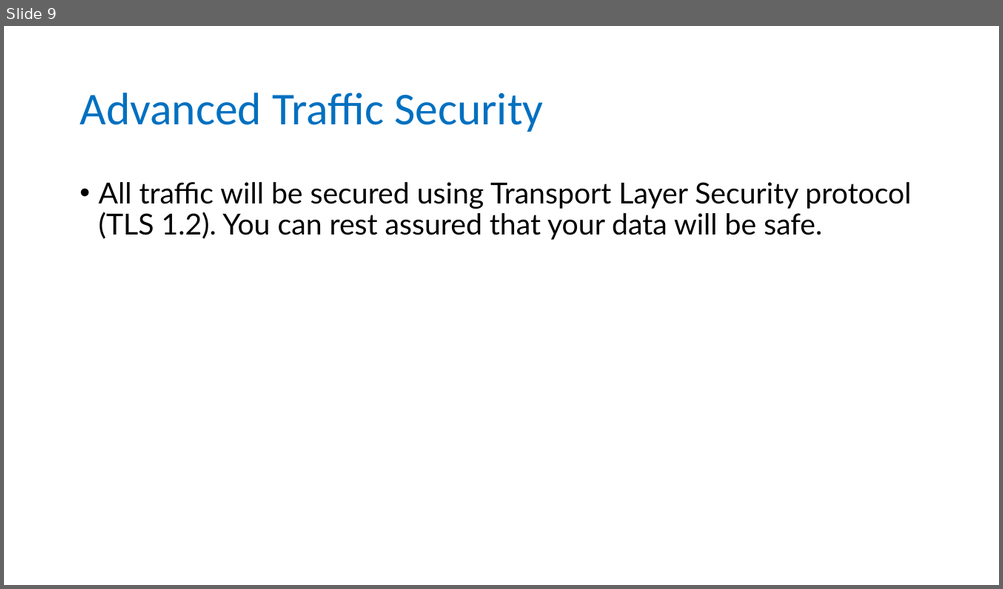
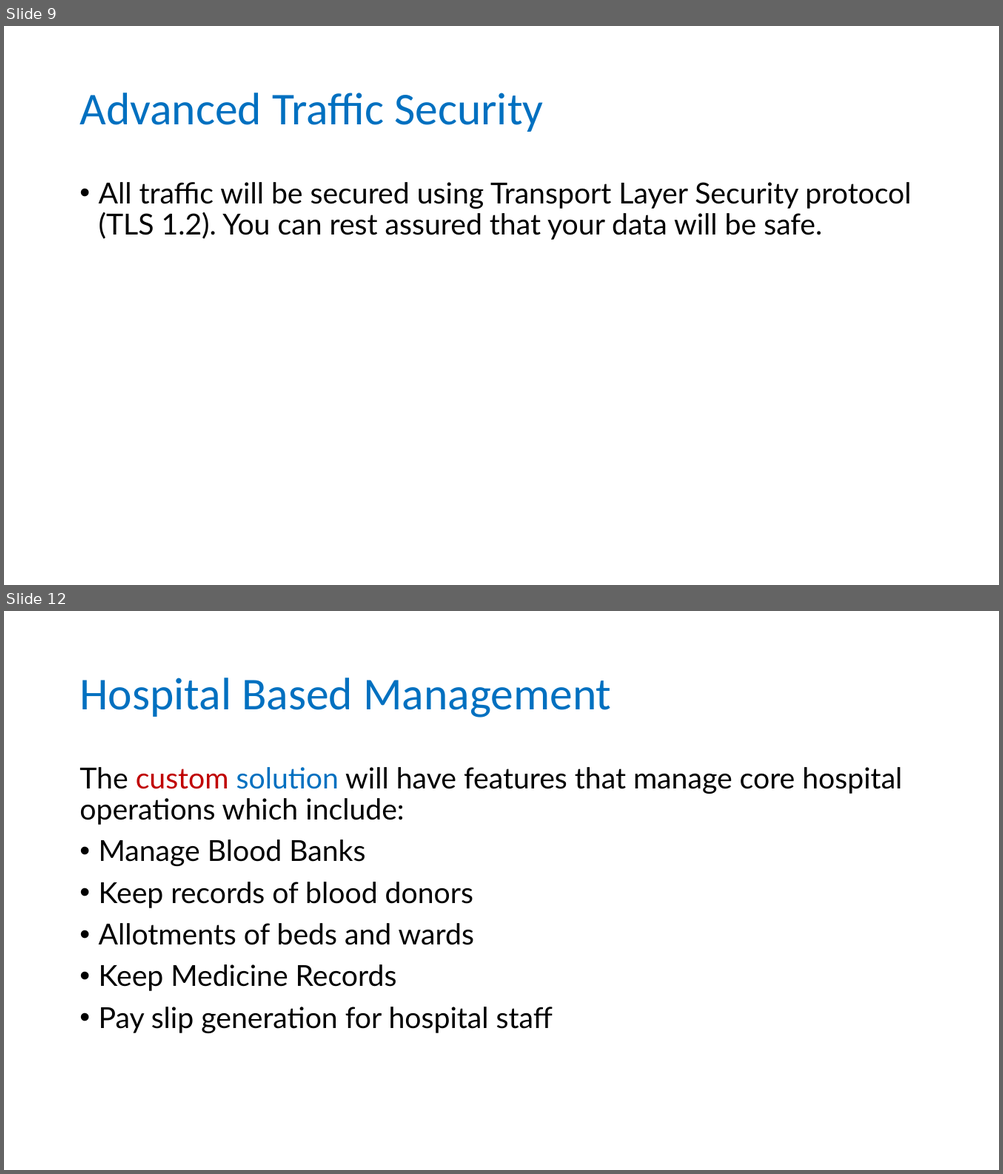
Before and after one commit to calnexus/backups, a slide deck: Calnexus Solutions.pptx. Shown one above the other, each under a label of ours: slide 9 before the commit, slides 9 and 12 after it; the slides between them are not shown. The pictures are 1003x589 and 1003x1174 pixels, drawn with LibreOffice and Linux fonts; fonts in the diff are those of the drawing; background and template pictures are left out. Boxes give left, top, right and bottom in pixels: in the first picture for what was removed or moved away, otherwise in the second. Text is boxed around its words. In the diff, an @@ line names an element or a change of style, - is before the commit and + after.

```diff
--- a/Calnexus Solutions.pptx
+++ b/Calnexus Solutions.pptx
@@ slide 12 added at (4,611,999,1170), background #FFFFFF @@
@@ title added at (79,678,611,718), 44 pt, text #0070C0 @@
+Hospital Based Management
@@ text added at (79,767,902,1034), 28 pt, text #000000 @@
+The custom solution will have features that manage core hospital operations which include:
+• Manage Blood Banks
+• Keep records of blood donors
+• Allotments of beds and wards
+• Keep Medicine Records
+• Pay slip generation for hospital staff
```
Also in this commit, not shown: 6 slides changed, 2 other slides added, 2 other files.
